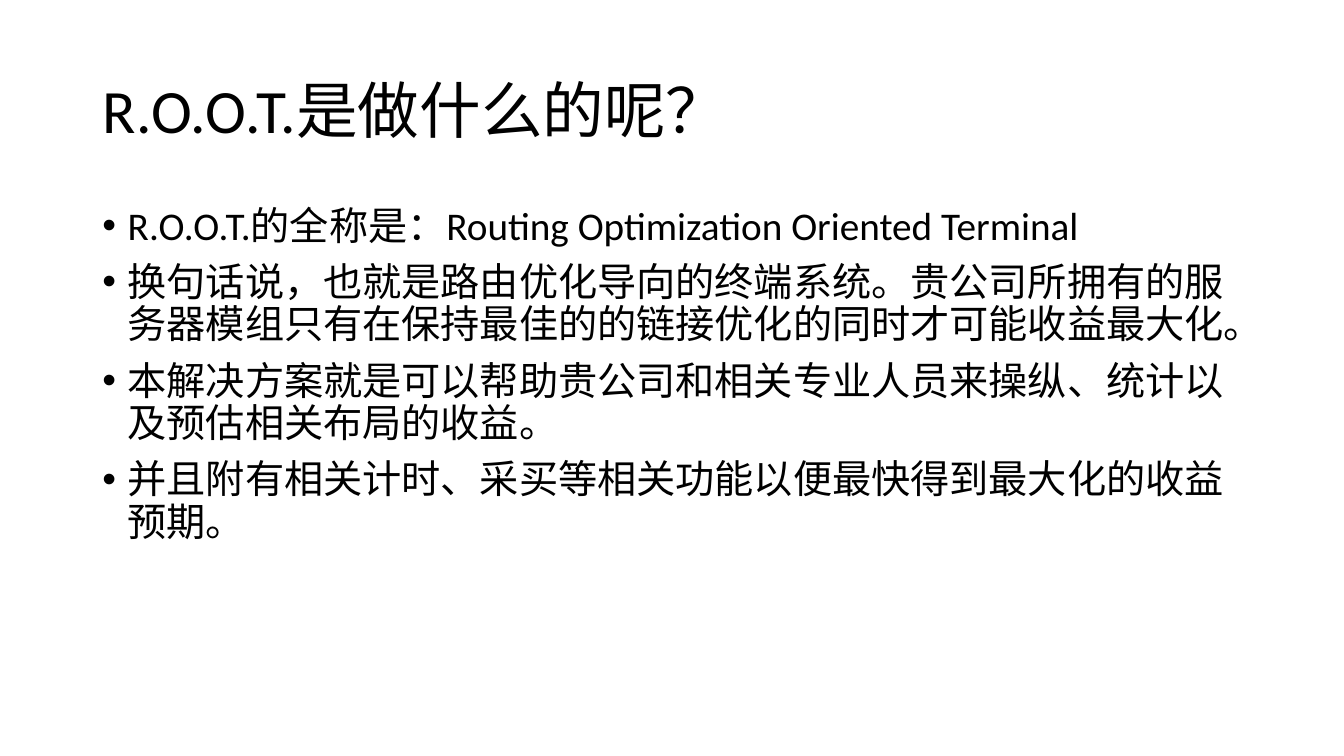
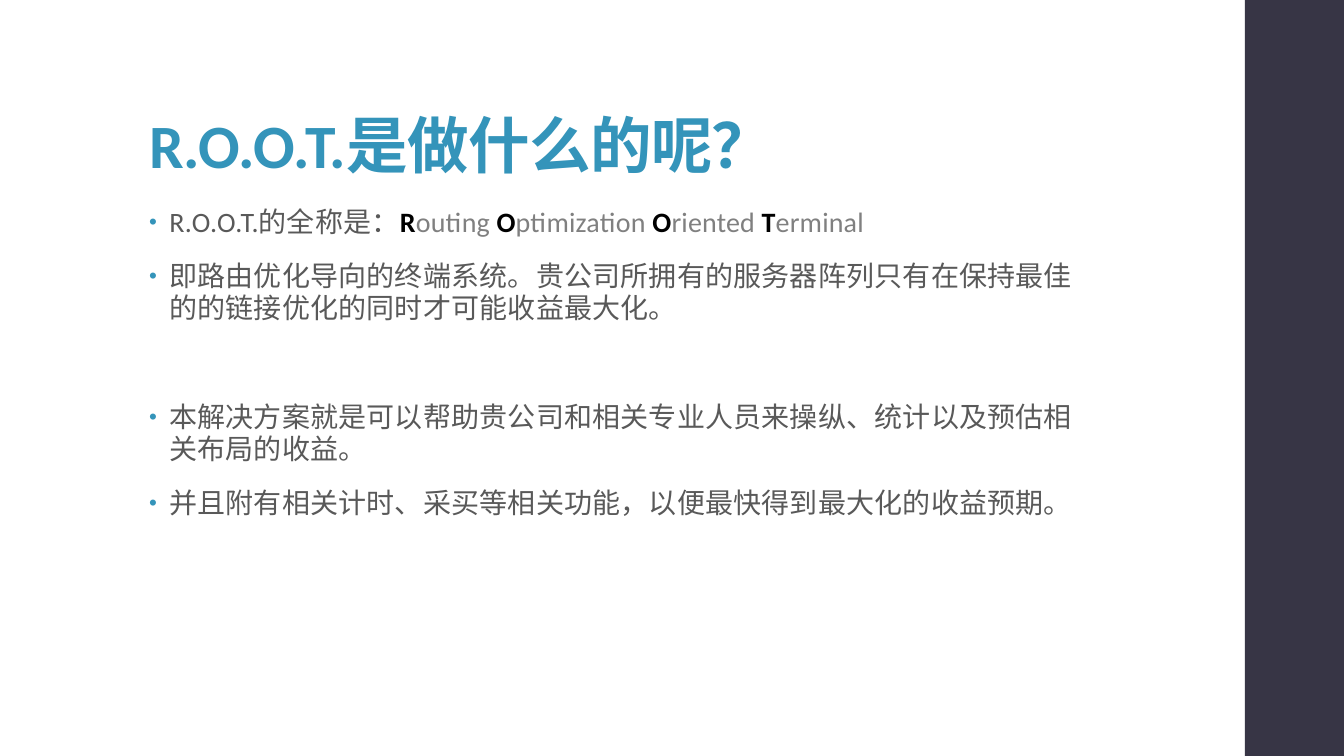
Before and after one commit to syx007/GamePlayGround, a slide deck: slide 4 of document/ROOT 操作指南.pptx. Drawn at 1344x756 pixels with LibreOffice and Linux fonts; fonts in the diff are those of the drawing. Boxes give left, top, right and bottom in pixels: in the first picture for what was removed or moved away, otherwise in the second. Text is boxed around its words. In the diff, an @@ line names an element or a change of style, - is before the commit and + after.

```diff
--- a/document/ROOT 操作指南.pptx
+++ b/document/ROOT 操作指南.pptx
@@ title "R.O.O.T.是做什么的呢？": place and size @@
-title "R.O.O.T.是做什么的呢？" at (102, 82, 727, 138)
+title "R.O.O.T.是做什么的呢？" at (149, 116, 773, 174)
@@ title "R.O.O.T.是做什么的呢？" at (149, 116, 773, 174): text colour #000000 to #3494BA, letter spacing 0 to -0.5 pt, bold on; vertical alignment middle to bottom @@
@@ rectangle added at (1245, 0, 1344, 756), fill #373545 @@
@@ text "R.O.O.T.的全称是：Routing Optimization Oriented Terminal": place and size @@
-text "R.O.O.T.的全称是：Routing Optimization Oriented Terminal" at (128, 207, 1263, 539)
+text "R.O.O.T.的全称是：Routing Optimization Oriented Terminal" at (169, 209, 1072, 516)
@@ text at (169, 209, 1072, 462): size 28 to 20 pt, letter spacing 0 to 0.1 pt in "R.O.O.T.的全称是：Routing Optimization Oriented Terminal", "本解决方案就是可以帮助贵公司和相关专业人员来操纵、统计以及预估相关布局的收益。"; text colour #000000 to #595959 in "R.O.O.T.的全称是：Routing", "本解决方案就是可以帮助贵公司和相关专业人员来操纵、统计以及预估相关布局的收益。"; text colour #000000 to #808080, bold on in "R.O.O.T.的全称是：Routing Optimization Oriented Terminal"; indent changed; line spacing 0.9 to 0.95; more space between paragraphs @@
@@ text at (169, 262, 1072, 321): text changed; size 28 to 20 pt; text colour #000000 to #595959 @@
-• 换句话说，也就是路由优化导向的终端系统。贵公司所拥有的服务器模组只有在保持最佳的的链接优化的同时才可能收益最大化。
+• 即路由优化导向的终端系统。贵公司所拥有的服务器阵列只有在保持最佳的的链接优化的同时才可能收益最大化。
@@ text at (169, 489, 1072, 516): text changed; size 28 to 20 pt; text colour #000000 to #595959 @@
-• 并且附有相关计时、采买等相关功能以便最快得到最大化的收益预期。
+• 并且附有相关计时、采买等相关功能，以便最快得到最大化的收益预期。
```
Also in this commit, not shown: 13 other slides changed, 1 slide added, 1 slide removed.
